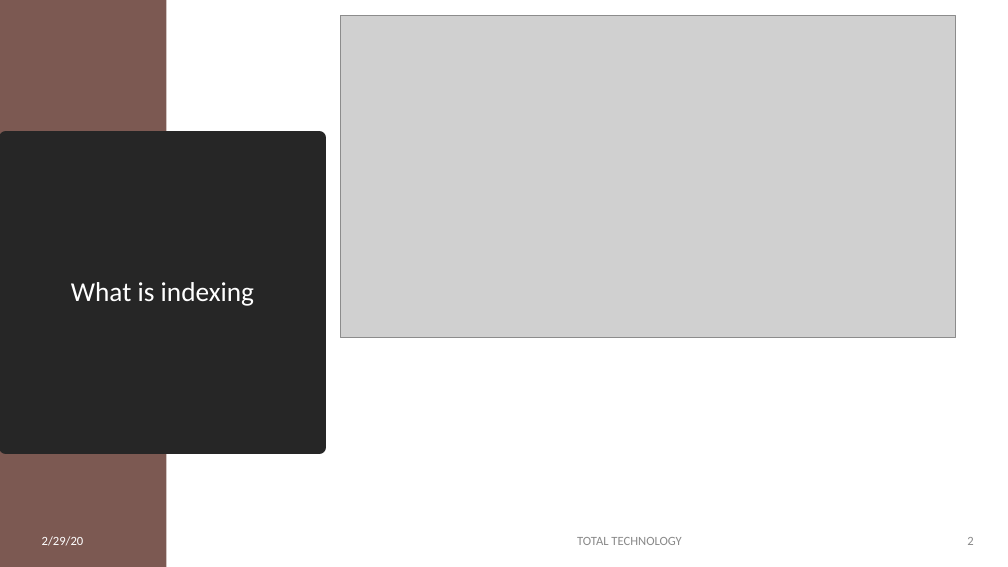
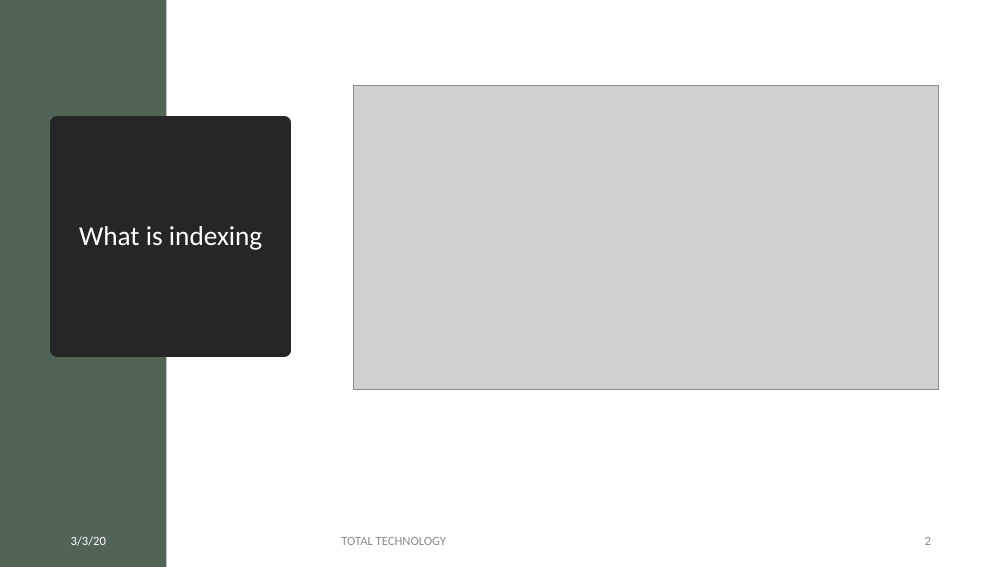
Before and after one commit to ujjwalvats16/source, a slide deck: slide 2 of NUMPY_TUTORIAL_8_SLIDE.pptx. Drawn at 1008x567 pixels with LibreOffice and Linux fonts; fonts in the diff are those of the drawing; grey boxes stand for pictures. Boxes give left, top, right and bottom in pixels: in the first picture for what was removed or moved away, otherwise in the second. Text is boxed around its words. In the diff, an @@ line names an element or a change of style, - is before the commit and + after.

```diff
--- a/NUMPY_TUTORIAL_8_SLIDE.pptx
+++ b/NUMPY_TUTORIAL_8_SLIDE.pptx
@@ rectangle at bbox=[0, 0, 166, 567]: fill #7C5952 to #526456 @@
@@ picture: place and size @@
-picture at bbox=[340, 16, 956, 338]
+picture at bbox=[353, 85, 938, 389]
@@ title "What is indexing": place and size @@
-title "What is indexing" at bbox=[6, 138, 320, 448]
+title "What is indexing" at bbox=[57, 123, 284, 350]
@@ text at bbox=[71, 536, 106, 546]: text changed @@
-2/29/20
+3/3/20
@@ text "TOTAL TECHNOLOGY" at bbox=[341, 537, 446, 545]: text colour #898989 to #8C8C8C; alignment centre to left @@
@@ page number: place and size @@
-page number at bbox=[967, 537, 973, 545]
+page number at bbox=[925, 537, 931, 545]
@@ page number at bbox=[925, 537, 931, 545]: text colour #898989 to #8C8C8C @@
```
Also in this commit, not shown: 7 other slides changed, 1 other file.
